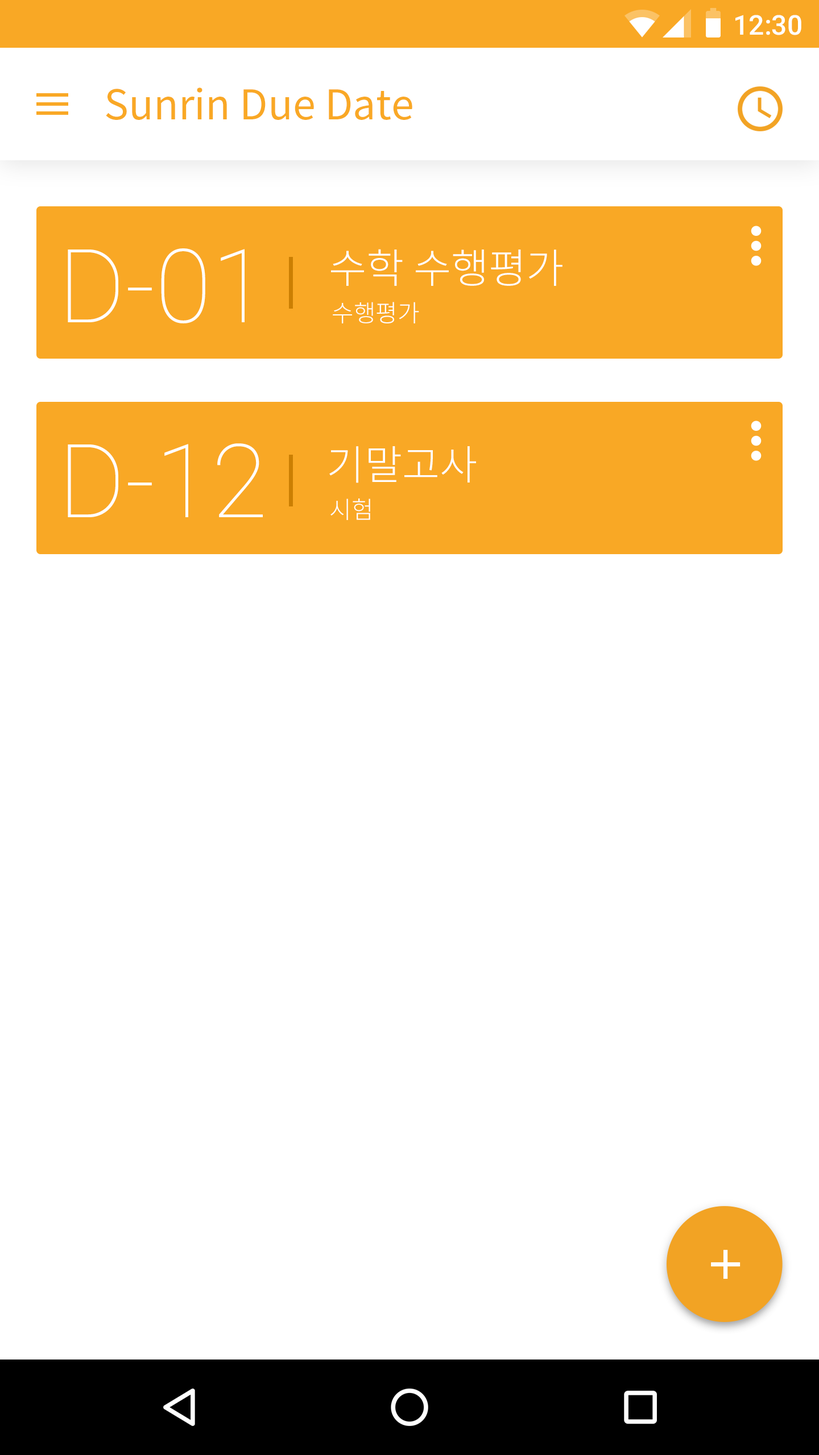
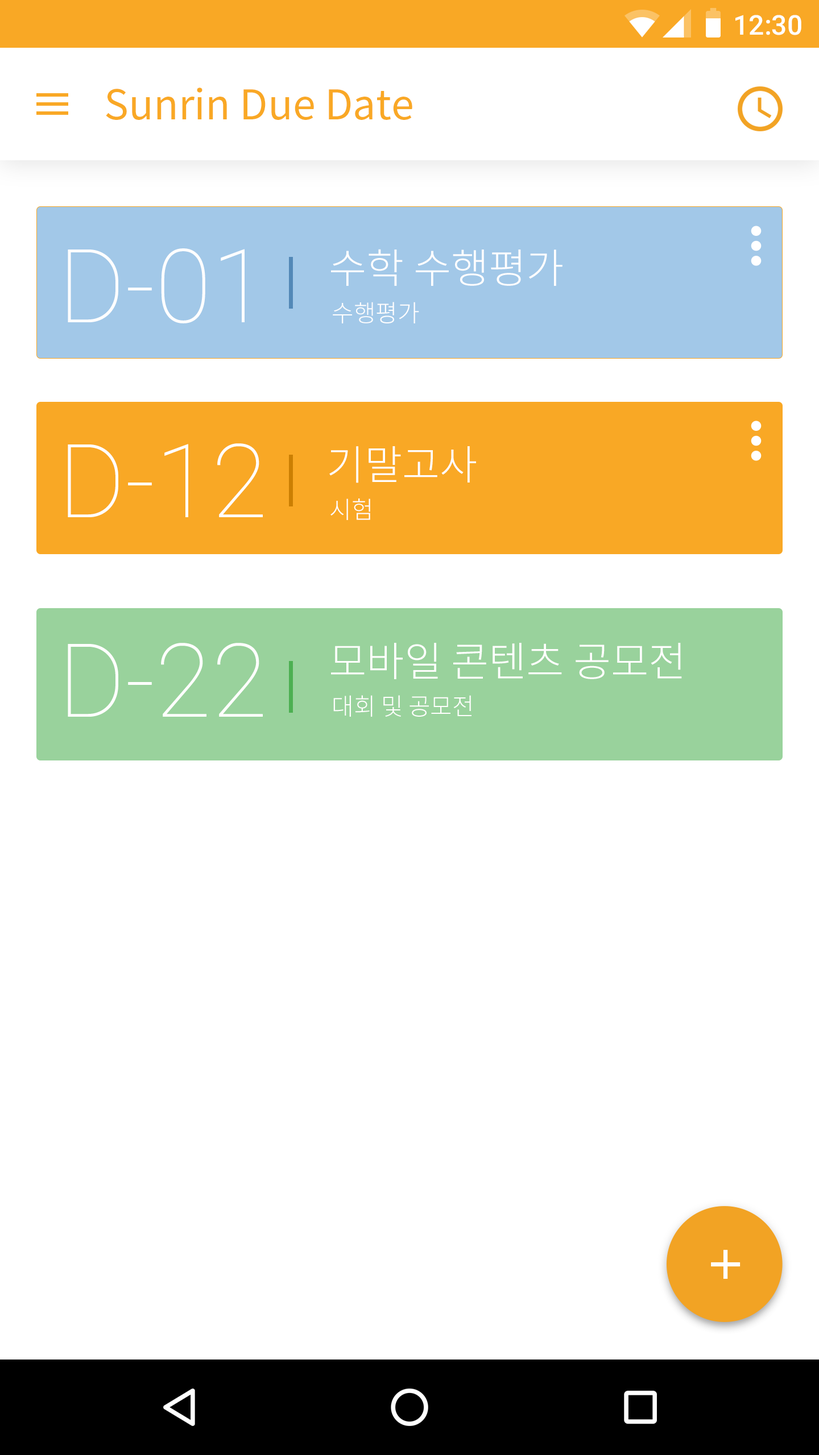
Layered file, before and after one edit (819px x 1455px). Changes by layer:
added layer "D-22" in group "일정" over [67, 642, 263, 717]
added layer "대회 및 공모전" in group "일정" over [333, 695, 472, 717]
added layer "모바일 콘텐츠 공모전" in group "일정" over [330, 642, 682, 680]
painted on "사각형 1 복사" over [288, 256, 293, 309]
added layer "사각형 1 복사 2" in group "일정" over [288, 661, 293, 713]
added layer "모서리가 둥근 직사각형 2 복사 2" in group "일정" over [36, 608, 783, 761]
painted on "모서리가 둥근 직사각형 2 복사" over [36, 206, 782, 359]
